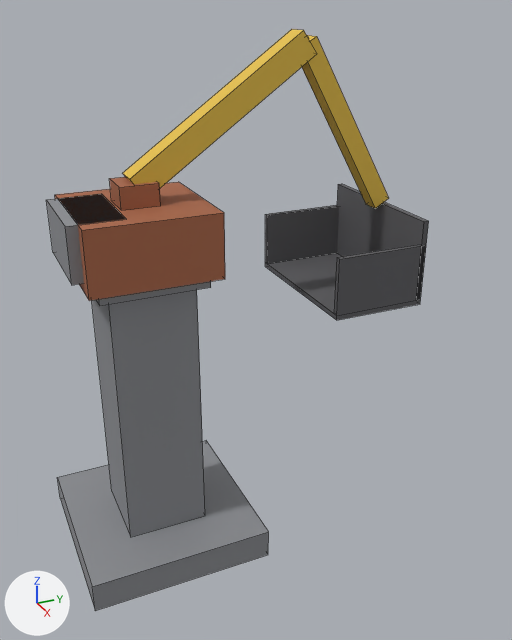
What one commit did to the Blender file game/assets/models/machines/logistics/source/scooper_arm.blend.
One viewpoint serves both versions: a camera (50 mm lens) standing at (7.04, -0.55, 5.27) and looking at (1.11, 2.12, 2.3). Lighting does not change. The marker at lower left points along +X, +Y and +Z. The picture after the commit comes second. Mesh edges are drawn as thin lines.

Script lines for the objects in view, before the commit:
```python
me_arm = bpy.data.meshes.new('Arm')
me_arm.from_pydata(...)  # 72 vertices, 54 faces; spans x 0.2..1.8, y 0.3..3.62, z 2.49..5.0
# faces by material slot: [6, 12, 12, 24]
me_arm.materials.append(mat_m_frame)  # grey #95979b
me_arm.materials.append(mat_m_hub)  # orange #b36f50
me_arm.materials.append(mat_m_arm)  # yellow #edc850
me_arm.materials.append(mat_m_bucket)  # dark grey #656569
me_frame = bpy.data.meshes.new('Frame')
me_frame.from_pydata(...)  # a box spanning x 0.1..1.9, y 0.1..1.9, z 0.0..0.3; a box spanning x 0.6..1.4, y 0.6..1.4, z 0.3..3.0; a box spanning x 0.5..1.5, y 0.5..1.5, z 2.9..3.0
me_frame.materials.append(mat_m_frame)  # grey #95979b
ob_arm = bpy.data.objects.new('Arm', me_arm)
ob_arm.location = (0.0, 0.0, 0.0)
ob_frame = bpy.data.objects.new('Frame', me_frame)
ob_frame.location = (0.0, 0.0, 0.0)
```
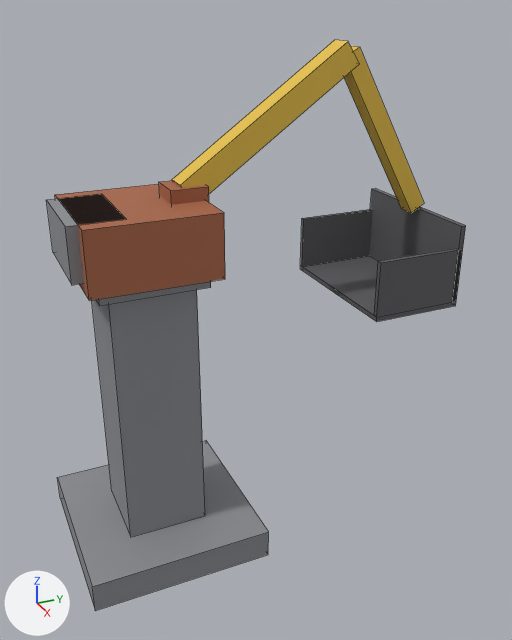
Commit message: scooper v2 - the even less good edition

What differs and where, as boxes [x1, y1, x2, y2] in the pictures (512 x 640 px; the box of a moved part takes in the faces that stretch with it):
'Arm', reshaped (10% wider)
    before: [46, 29, 429, 320]
    after: [46, 40, 466, 322]
part 1 of me_arm, moved or reshaped
    before: [109, 177, 161, 210]
    after: [159, 181, 209, 205]
part 2 of me_arm, moved or reshaped
    before: [123, 29, 317, 188]
    after: [172, 40, 360, 194]
part 3 of me_arm, moved or reshaped
    before: [302, 35, 389, 208]
    after: [344, 46, 424, 213]
part 4 of me_arm, moved or reshaped
    before: [337, 184, 429, 299]
    after: [369, 189, 466, 302]
part 5 of me_arm, moved or reshaped
    before: [265, 253, 421, 320]
    after: [300, 256, 456, 322]
part 6 of me_arm, moved or reshaped
    before: [265, 205, 339, 264]
    after: [300, 209, 372, 267]
part 7 of me_arm, moved or reshaped
    before: [334, 245, 426, 315]
    after: [374, 248, 462, 317]

Edits to the bpy script that builds the scene:
```text
Change me_arm:
    used by ob_arm; location = (0.0, 0.0, 0.0)
    remove me_arm.from_pydata(...)  # 72 vertices, 54 faces; spans x 0.2..1.8, y 0.3..3.62, z 2.49..5.0
    add me_arm.from_pydata(...)  # 72 vertices, 54 faces; spans x 0.2..1.8, y 0.3..4.07, z 2.39..4.9
    me_arm part 1: the loose piece of 8 vertices spanning x 0.82..1.17, y 0.82..1.17, z 3.6..3.8 is scaled about its middle by (1, 1, 0.75), then moved by (0.0, 0.45, -0.05)
    me_arm part 2: the loose piece of 8 vertices spanning x 0.88..1.12, y 0.93..2.71, z 3.65..5.0 is moved by (0.0, 0.45, -0.1)
    me_arm part 3: the loose piece of 8 vertices spanning x 0.91..1.09, y 2.56..3.62, z 3.29..4.94 is moved by (0.0, 0.45, -0.1)
    me_arm part 4: the loose piece of 8 vertices spanning x 0.2..1.8, y 3.54..3.59, z 2.54..3.34 is moved by (0.0, 0.45, -0.1)
    me_arm part 5: the loose piece of 8 vertices spanning x 0.2..1.8, y 2.64..3.59, z 2.49..2.54 is moved by (0.0, 0.45, -0.1)
    me_arm part 6: the loose piece of 8 vertices spanning x 0.2..0.25, y 2.64..3.59, z 2.54..3.1 is moved by (0.0, 0.45, -0.1)
    me_arm part 7: the loose piece of 8 vertices spanning x 1.75..1.8, y 2.64..3.59, z 2.54..3.1 is moved by (0.0, 0.45, -0.1)
```
